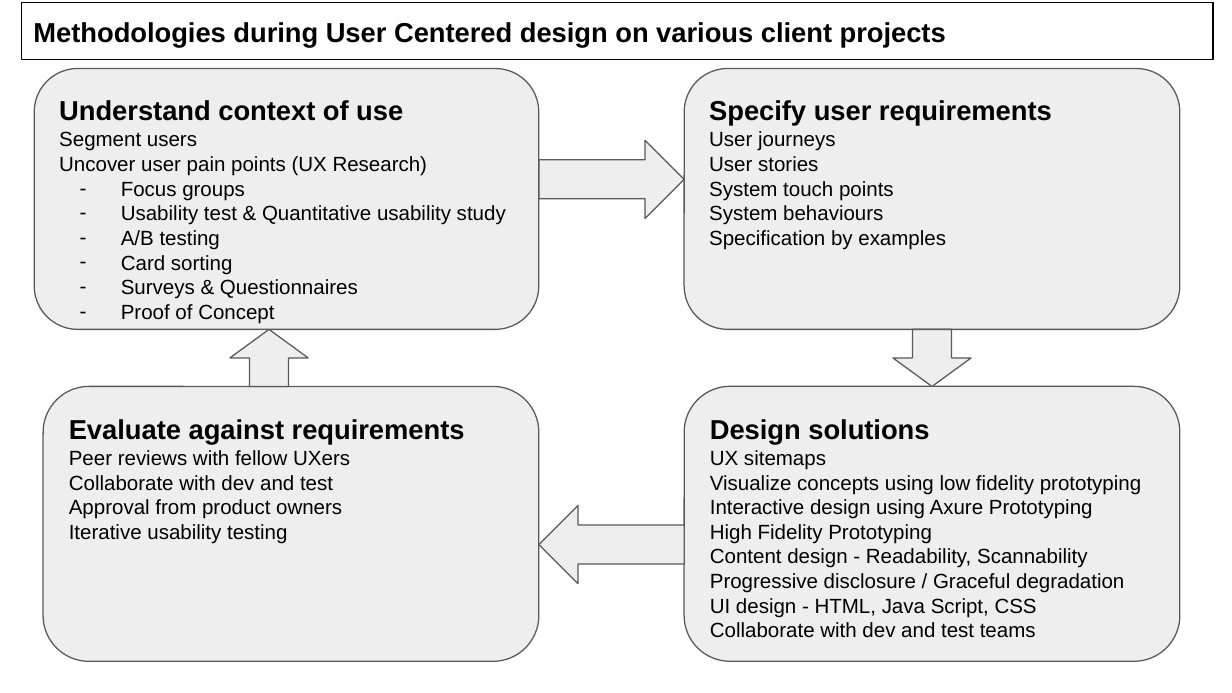
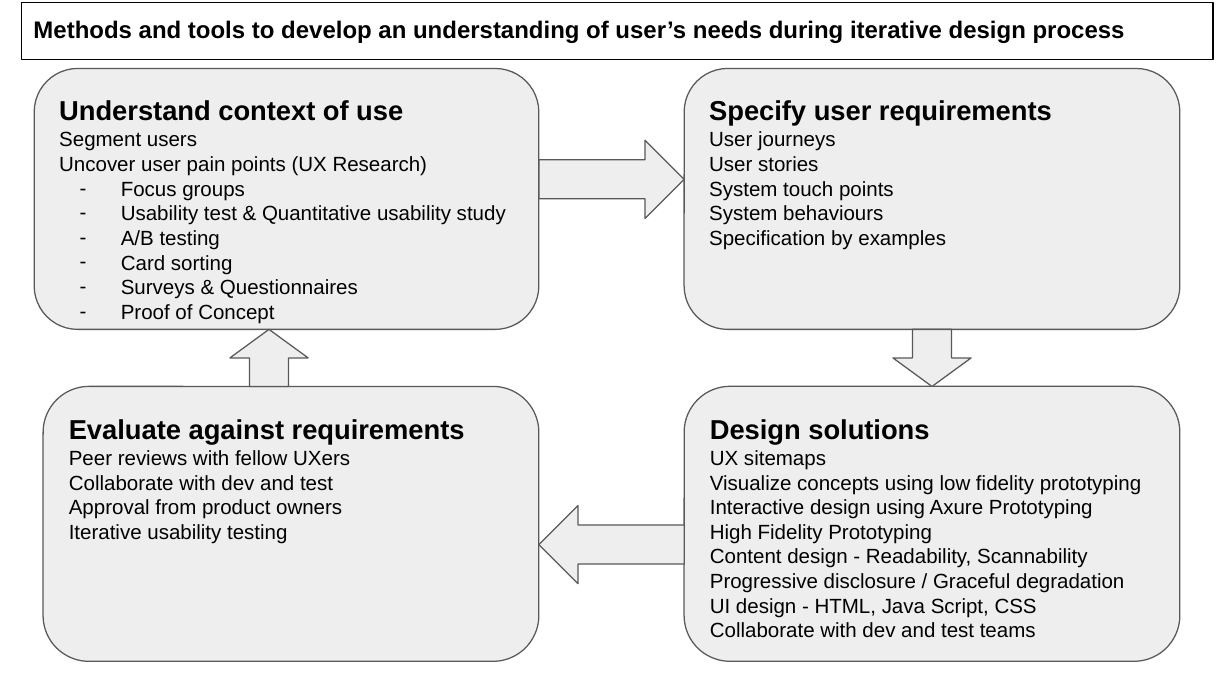
Before and after one commit to RaghavanKasthuri/User-Experience-UX-, a slide deck: slide 2 of User Centred Design/User Centered Design.pptx. Drawn at 1232x693 pixels with LibreOffice and Linux fonts; fonts in the diff are those of the drawing. Boxes give left, top, right and bottom in pixels: in the first picture for what was removed or moved away, otherwise in the second. Text is boxed around its words. In the diff, an @@ line names an element or a change of style, - is before the commit and + after.

Commit message:
Update User Centered Design.pptx
Updated the cover sheet and as well the description to read:

Methods to develop an understanding of users needs during the iterative design process.

```diff
--- a/User Centred Design/User Centered Design.pptx
+++ b/User Centred Design/User Centered Design.pptx
@@ text in rectangle at <box>33,20,1125,43</box>: text changed; size 16 to 14 pt @@
-Methodologies during User Centered design on various client projects
+Methods and tools to develop an understanding of user’s needs during iterative design process
```
Also in this commit, not shown: 8 other slides changed.
